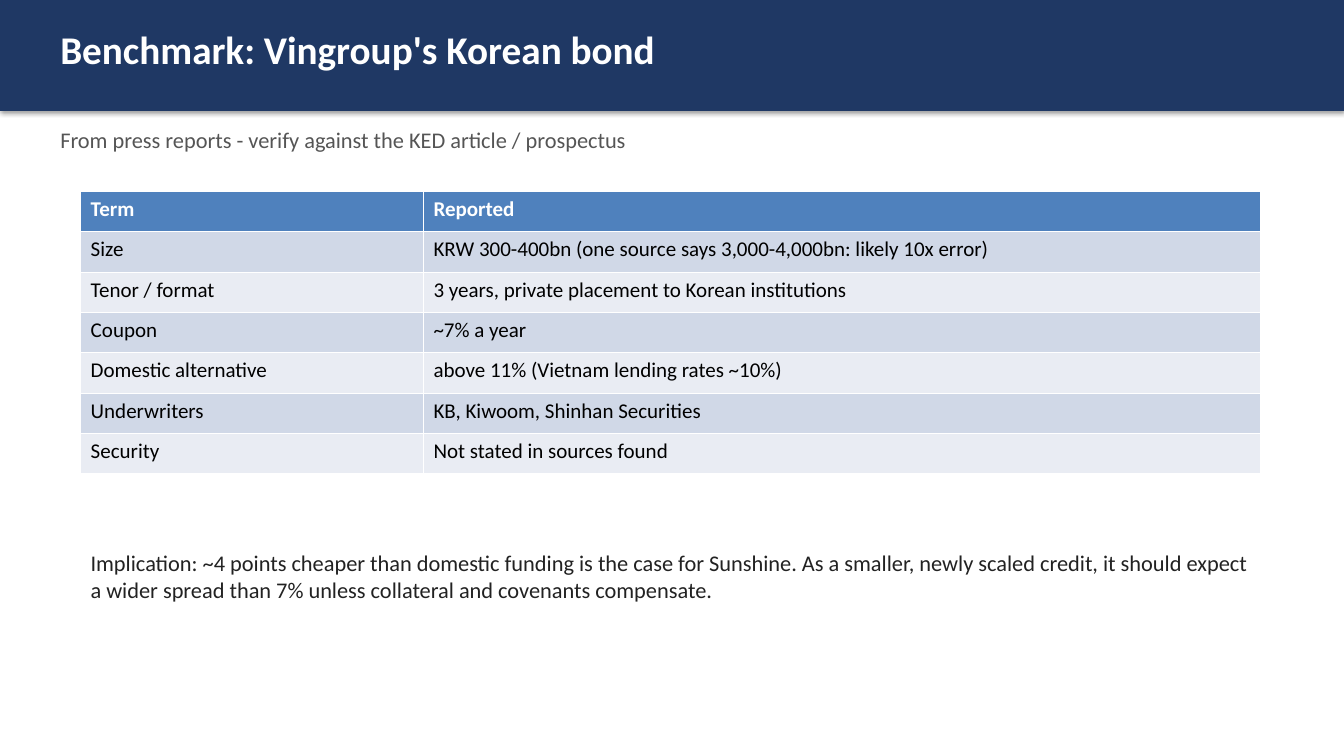
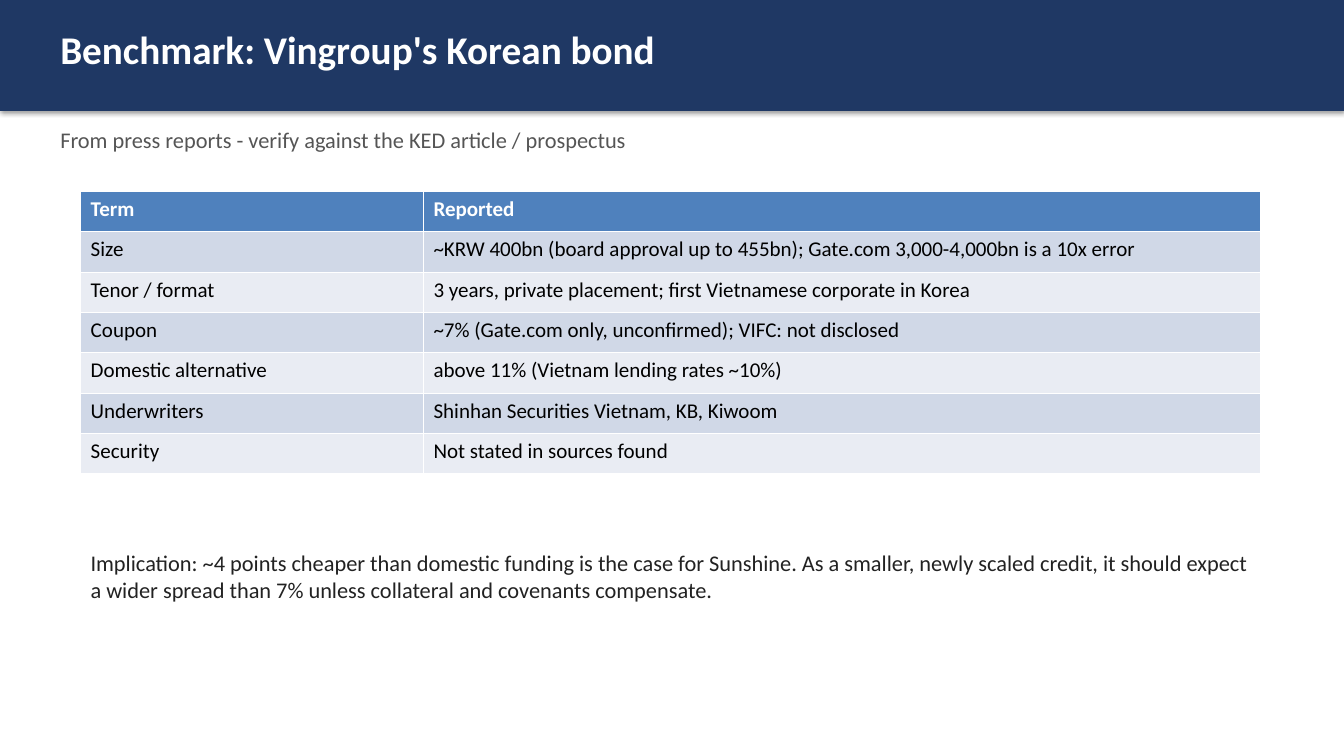
Before and after one commit to vnvitalii-web/App-bank, a slide deck: slide 7 of output/Slides_Sunshine_vs_Vingroup.pptx. Drawn at 1344x756 pixels with LibreOffice and Linux fonts; fonts in the diff are those of the drawing. Boxes give left, top, right and bottom in pixels: in the first picture for what was removed or moved away, otherwise in the second. Text is boxed around its words. In the diff, an @@ line names an element or a change of style, - is before the commit and + after.

```diff
--- a/output/Slides_Sunshine_vs_Vingroup.pptx
+++ b/output/Slides_Sunshine_vs_Vingroup.pptx
@@ table at <box>81,192,1260,474</box> @@
-row 2, column 2: KRW 300-400bn (one source says 3,000-4,000bn: likely 10x error)
+row 2, column 2: ~KRW 400bn (board approval up to 455bn); Gate.com 3,000-4,000bn is a 10x error
-row 3, column 2: 3 years, private placement to Korean institutions
+row 3, column 2: 3 years, private placement; first Vietnamese corporate in Korea
-row 4, column 2: ~7% a year
+row 4, column 2: ~7% (Gate.com only, unconfirmed); VIFC: not disclosed
-row 6, column 2: KB, Kiwoom, Shinhan Securities
+row 6, column 2: Shinhan Securities Vietnam, KB, Kiwoom
```
Also in this commit, not shown: 1 other file.
